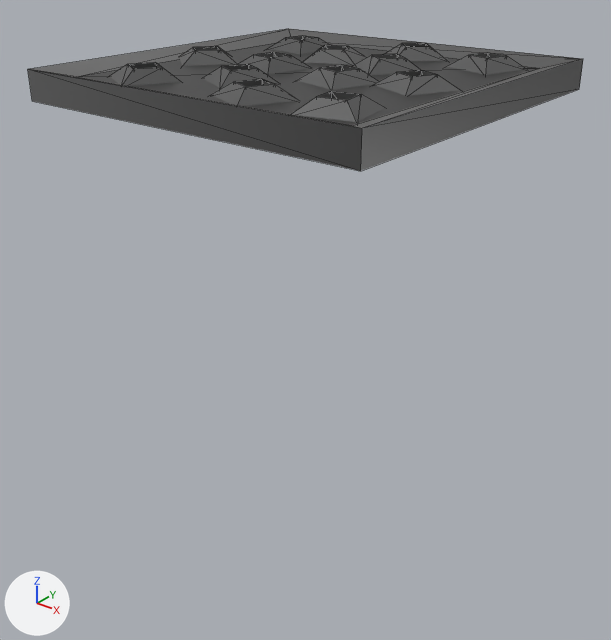
Before and after pictures for a commit that changed the FBX model Models/Obstacle_GroundSpike_Base.fbx.
Rendered twice from a camera (50 mm lens) standing at (5.47, -6.99, 1.57) and looking at (0.08, -0.25, -2.61). The lights are fixed; the arrows at lower left show +X, +Y and +Z. Mesh edges are drawn as thin lines. Where no turn or scale is listed for an object, it has been applied to the vertices.

Objects in the first picture: 'Obstacle_GroundSpike_Base'.
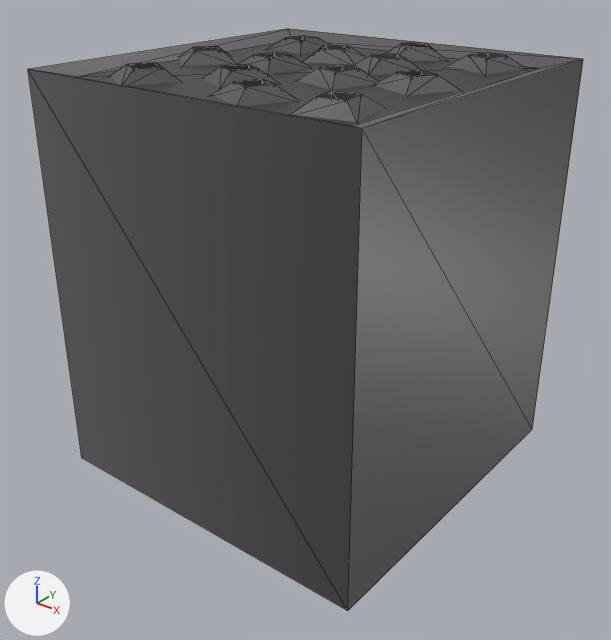
The edits, one by one:
me_cube_045 has 168 vertices, 332 faces and spans x -2.0..2.0, y -2.0..2.0, z -0.16..0.2.
me_cube_045 is used by ob_obstacle_groundspike_base; location (0.0, 0.0, 0.0).
Before the commit, vertices of me_cube_045: 1 (-2.0, -2.0, -0.16) at pixel (32, 101), 3 (-2.0, 2.0, -0.16), 5 (2.0, -2.0, -0.16) at pixel (360, 171), 7 (2.0, 2.0, -0.16) at pixel (579, 89).
Part 1, on me_cube_045:
Vertices 1, 3, 5, 7 of me_cube_045 move by (0.0, 0.0, -4.28).

Location of each change, (x1, y1, x2, y2) in pixels of the pictures (611 x 640 px; the box of a moved part takes in the faces that stretch with it):
'Obstacle_GroundSpike_Base', reshaped (308% taller): before (28, 29, 583, 171); after (28, 29, 583, 611)
part 1 of me_cube_045, moved or reshaped: before (28, 59, 583, 171); after (28, 59, 583, 611)
